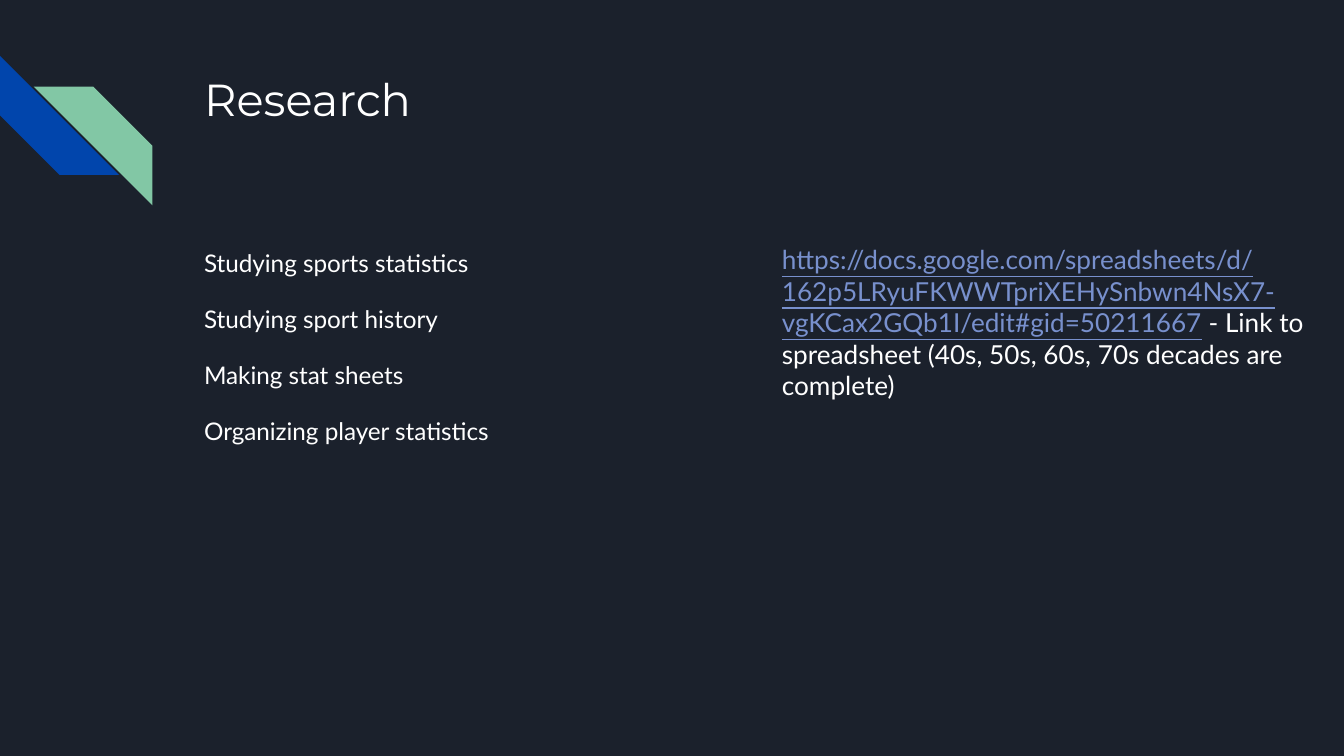
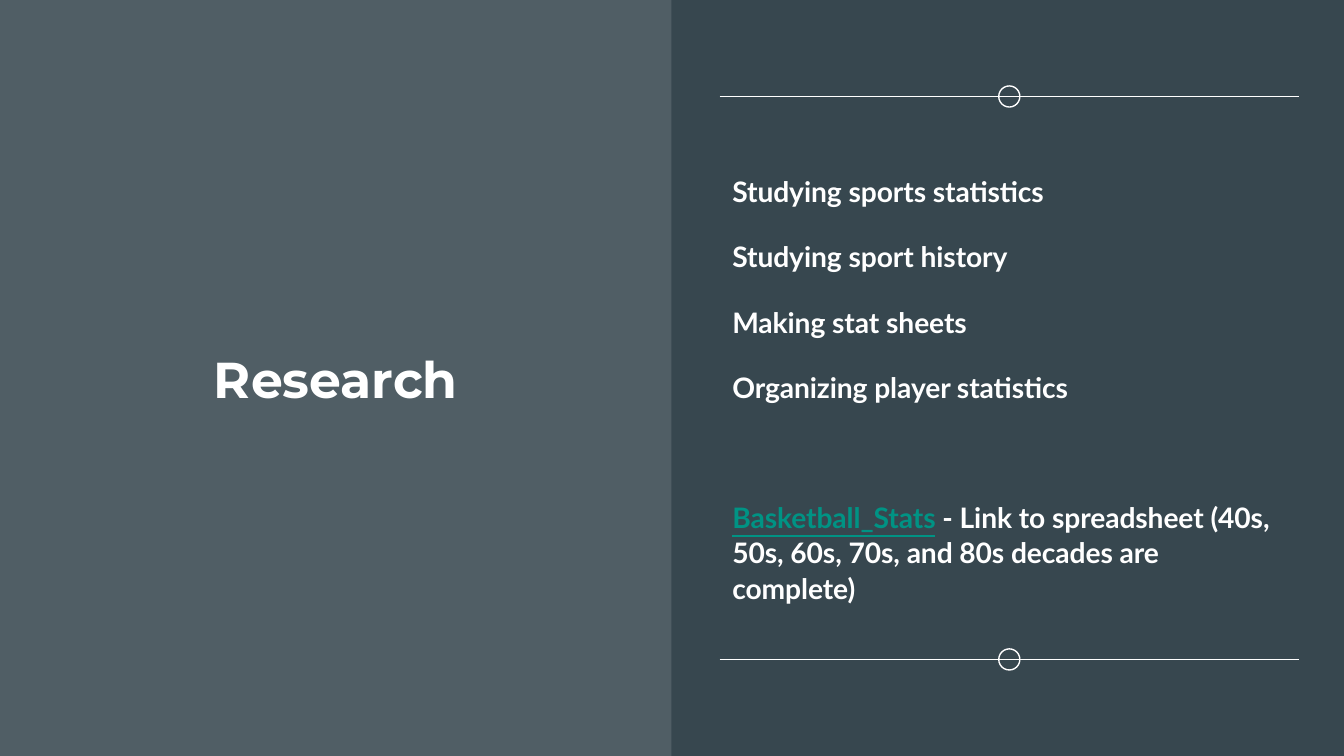
Before and after one commit to UnterLort/EverythingBasketball, a slide deck: slide 7 of Everything_Basketball_progress.pptx (slide 8 before the commit). Drawn at 1344x756 pixels with LibreOffice and Linux fonts; fonts in the diff are those of the drawing. Boxes give left, top, right and bottom in pixels: in the first picture for what was removed or moved away, otherwise in the second. Text is boxed around its words. In the diff, an @@ line names an element or a change of style, - is before the commit and + after.

Commit message:
basketball_presentation

```diff
--- a/Everything_Basketball_progress.pptx
+++ b/Everything_Basketball_progress.pptx
@@ background #1B212C to #37474F @@
@@ rectangle added at [0,0,672,755], fill #FFFFFF at 13% opacity @@
@@ diag stripe removed at [0,56,118,175] @@
@@ diag stripe removed at [34,86,152,204] @@
@@ ellipse added at [999,86,1020,108], outline #FFFFFF 0.75 pt @@
@@ line added from (719, 97) to (1300, 97), #FFFFFF 0.75 pt @@
@@ title "Research": place and size @@
-title "Research" at [204,82,411,117]
+title "Research" at [214,360,458,399]
@@ title "Research" at [214,360,458,399]: size 24 to 27 pt, bold on; alignment left to centre; vertical alignment top to middle @@
@@ text "Studying sports statistics": place and size @@
-text "Studying sports statistics" at [204,254,488,445]
+text "Studying sports statistics" at [732,181,1270,604]
@@ text "Studying sports statistics" at [732,181,1270,604]: vertical alignment top to middle @@
@@ text at [732,181,1068,403]: size 13 to 15.1 pt, bold on in "Studying sports statistics", "Studying sport history", "Making stat sheets", "Organizing player statistics"; line spacing 1.15 to 1.05; more space between paragraphs; less space between paragraphs @@
@@ text removed at [782,250,1303,400] @@
-https://docs.google.com/spreadsheets/d/162p5LRyuFKWWTpriXEHySnbwn4NsX7-vgKCax2GQb1I/edit#gid=50211667 - Link to spreadsheet (40s, 50s, 60s, 70s decades are complete)
@@ text at [732,506,1270,604]: paragraph added @@
+Basketball_Stats - Link to spreadsheet (40s, 50s, 60s, 70s, and 80s decades are complete)
@@ ellipse added at [999,649,1020,671], outline #FFFFFF 0.75 pt @@
@@ line added from (719, 660) to (1300, 660), #FFFFFF 0.75 pt @@
```
Also in this commit, not shown: 13 other slides changed, 6 slides added.
